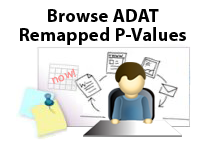
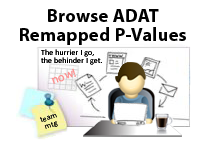
Layered file, before and after one edit (w=200, h=150). Changes by layer:
added layer "The hurrier I go, the behinder" above "Layer 3" over [41, 49, 102, 65]
added layer "Layer 3" above "teamMtg" over [149, 113, 174, 136]
showed "teamMtg", painted on it over [40, 114, 58, 129]
moved "Background copy 3" above "Layer 2", painted on it over [40, 49, 174, 137]
